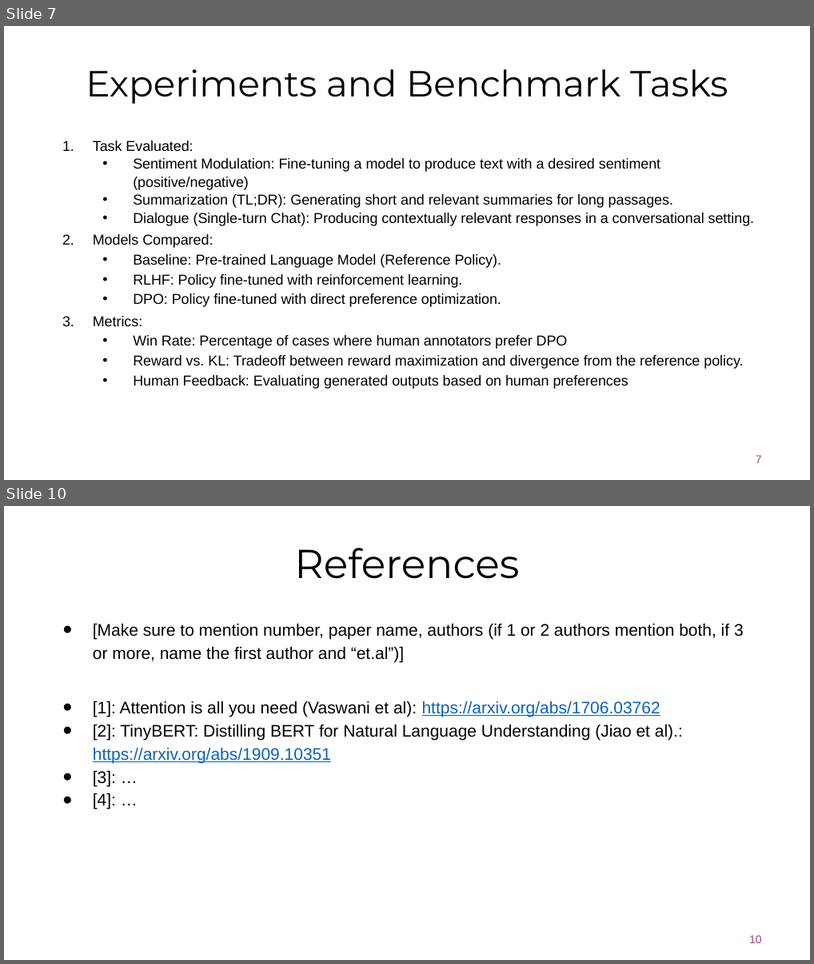
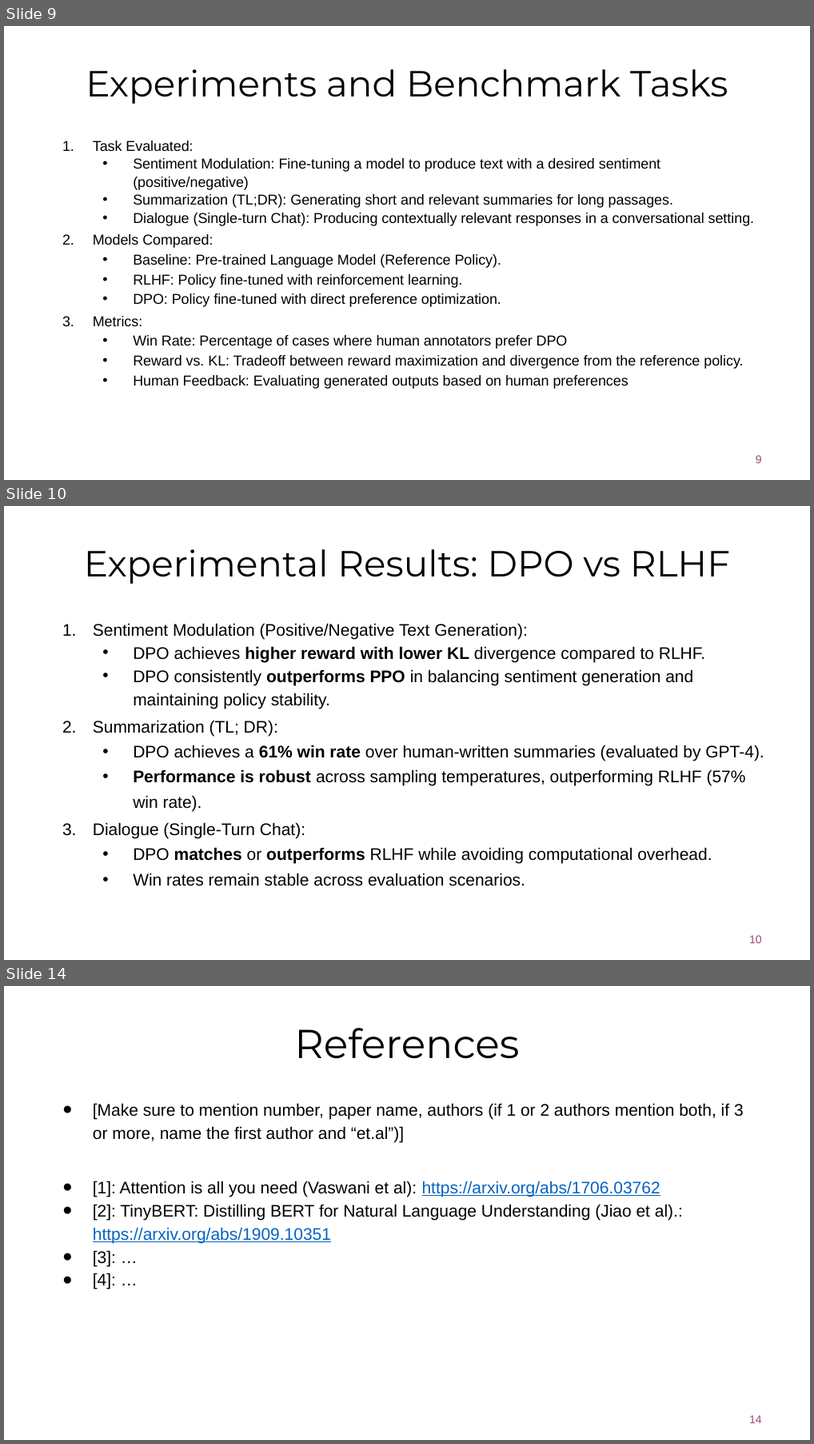
Before and after one commit to GiovanniFilomeno/Direct_Preference_Learning_LLM_Thesis, a slide deck: Presentation/DPO-Filomeno.pptx. Shown one above the other, each under a label of ours: slides 7 and 10 before the commit, slides 9, 10 and 14 after it; the slides between them are not shown. The pictures are 814x964 and 814x1444 pixels, drawn with LibreOffice and Linux fonts; fonts in the diff are those of the drawing; background and template pictures are left out. Boxes give left, top, right and bottom in pixels: in the first picture for what was removed or moved away, otherwise in the second. Text is boxed around its words. In the diff, an @@ line names an element or a change of style, - is before the commit and + after.

```diff
--- a/Presentation/DPO-Filomeno.pptx
+++ b/Presentation/DPO-Filomeno.pptx
@@ slide 10 added at (4, 506, 810, 960), background #FFFFFF @@
@@ title added at (84, 549, 730, 584), 32.4 pt, text #000000 @@
+Experimental Results: DPO vs RLHF
@@ text added at (93, 623, 764, 886), 15 pt, text #000000 @@
+  1. Sentiment Modulation (Positive/Negative Text Generation):
+  • DPO achieves higher reward with lower KL divergence compared to RLHF.
+  • DPO consistently outperforms PPO in balancing sentiment generation and maintaining policy stability.
+  2. Summarization (TL; DR):
+  • DPO achieves a 61% win rate over human-written summaries (evaluated by GPT-4).
+  • Performance is robust across sampling temperatures, outperforming RLHF (57% win rate).
+  3. Dialogue (Single-Turn Chat):
+  • DPO matches or outperforms RLHF while avoiding computational overhead.
+  • Win rates remain stable across evaluation scenarios.
@@ page number added at (750, 935, 762, 943), 10 pt, text #9C477B @@
+10
@@ what was slide 7 is now slide 9 @@
@@ page number at (756, 455, 762, 463): text changed @@
-7
+9
@@ what was slide 10 is now slide 14 @@
@@ page number at (750, 1415, 762, 1423): text changed @@
-10
+14
```
Also in this commit, not shown: 3 slides changed, 6 other slides added, 1 slide removed, 1 other file.
